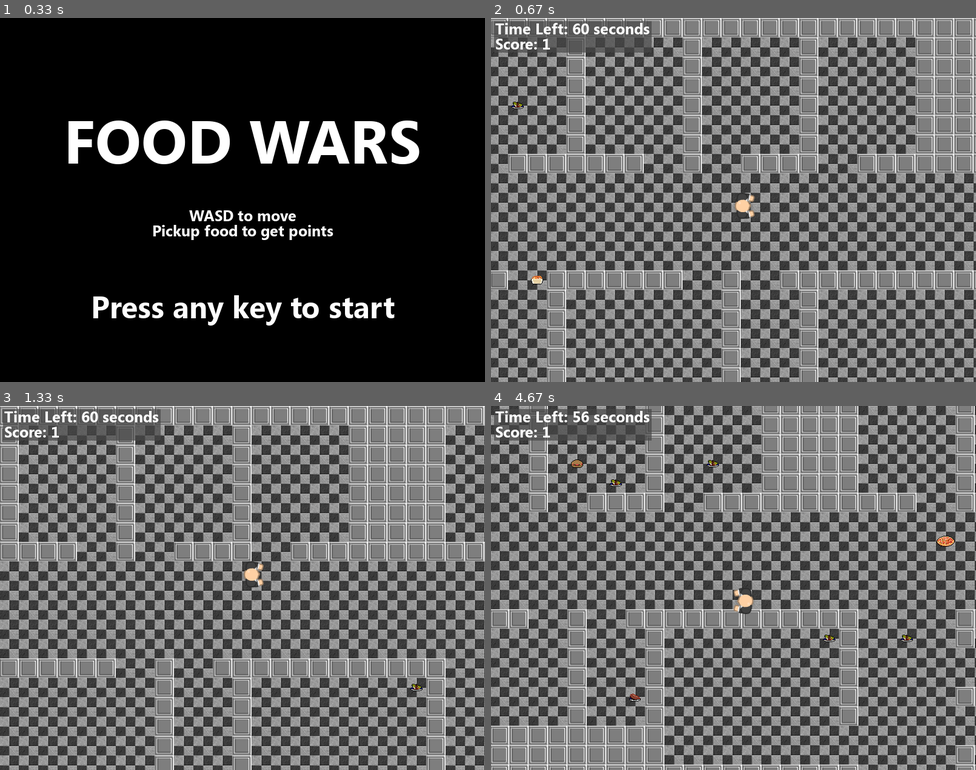
Above: before the commit, frames 1-4 (two rows, left to right).
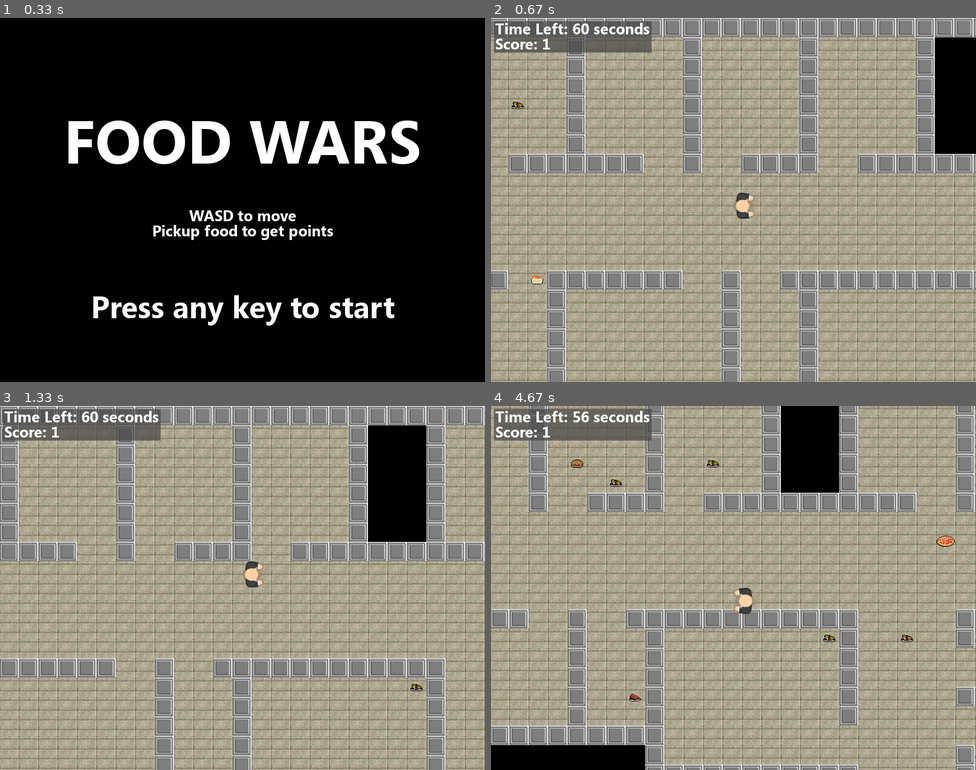
Above: after the commit, the same moments.

Repository: bly852/ICS3U1
Game: pygame game, started from (19.12.06) Culminating/game.py
The game is run twice, just before and just after one commit, with the same random seed, the same clock (stepped at 60 frames per second) and the same inputs.
Inputs:
- Up to frame 1 (0.33 s): no input
- Up to frame 2 (0.67 s): hold D from 0.33 s (still down)
- Up to frame 3 (1.33 s): release D at 0.8 s; hold W 0.88-1.18 s; hold D from 1.22 s (still down)
- Up to frame 4 (4.67 s): release D at 1.68 s; hold A 1.72-2.25 s; hold S 2.28-2.58 s; hold A 2.62-3.02 s; hold W 3.05-3.42 s; hold D 3.45-4.08 s; hold S 4.12-4.48 s; hold A from 4.52 s (still down)

Frame 1 is identical in both runs. In frame 2, 65% of the frame differs, in the area x 0-100%, y 5-100%; in frame 3, 64%; in frame 4, 67%, in the area x 0-100%, y 0-100%.

Commit message:
Added Abyss Sprite

Diff:
--- a/(19.12.06) Culminating/game.py
+++ b/(19.12.06) Culminating/game.py
@@ -41,6 +41,7 @@
         self.floor_image = pygame.image.load(path.join(image_folder, floor_image))
         self.wall_image = pygame.image.load(path.join(image_folder, wall_image))
         self.player_image = pygame.image.load(path.join(image_folder, player_image))
+        self.abyss_image = pygame.image.load(path.join(image_folder, abyss_image))
 
         # GUI Images
         self.game_over = pygame.image.load(path.join(image_folder, 'Transparent Grey Layer.png'))
@@ -81,6 +82,7 @@
         # sprite groups to organize all sprites
         self.all_sprites = pygame.sprite.Group()
         self.walls = pygame.sprite.Group()
+        self.abyss = pygame.sprite.Group()
         self.floor = pygame.sprite.Group()
         self.food = pygame.sprite.Group()
 
@@ -92,8 +94,10 @@
             for col, tile in enumerate(tiles):
                 if tile == 'X':
                     Wall(self, col, row)
+                elif tile =='.':
+                    Floor(self, col, row)
                 else:
-                    Floor(self, col, row)
+                    Abyss(self, col, row)
 
         # generates initial food sprites
         for x in range((self.map.tileWidth*self.map.tileHeight)//food_spawn_rate):
--- a/(19.12.06) Culminating/maps/tdss.txt
+++ b/(19.12.06) Culminating/maps/tdss.txt
@@ -1,10 +1,10 @@
-XXXXXXXXXXXXXXXXXXXXXXXXXXXXXXXXXXXXXXXXXXXXXXXXXXXXXXXXXXXXXXXXXXXXX
-XXXXX.....X.....X.....X.....XXXXX.....X.....X.....X.....X.....X.....X
-XXXXX.....X.....X.....X.....XXXXX.....X.....X.....X.....X.....X.....X
-XXXXX.....X.....X.....X.....XXXXX.....X.....X.....X.....X.....X.....X
-XXXXX.....X.....X.....X.....XXXXX.....X.....X.....X.....X.....X.....X
-XXXXX.....X.....X.....X.....XXXXX.....X.....X.....X.....X.....X.....X
-XXXXX.....X.....X.....X.....XXXXX.....X.....X.....X.....X.....X.....X
+AAAAXXXXXXXXXXXXXXXXXXXXXXXXXXXXXXXXXXXXXXXXXXXXXXXXXXXXXXXXXXXXXXXXX
+AAAAX.....X.....X.....X.....XAAAX.....X.....X.....X.....X.....X.....X
+AAAAX.....X.....X.....X.....XAAAX.....X.....X.....X.....X.....X.....X
+AAAAX.....X.....X.....X.....XAAAX.....X.....X.....X.....X.....X.....X
+AAAAX.....X.....X.....X.....XAAAX.....X.....X.....X.....X.....X.....X
+AAAAX.....X.....X.....X.....XAAAX.....X.....X.....X.....X.....X.....X
+AAAAX.....X.....X.....X.....XAAAX.....X.....X.....X.....X.....X.....X
 XXXXX..XXXXXXX..X..XXXX..XXXXXXXXXXX..XXXX..XXXX..XXXX..XXXX..XXXX..X
 X....................................................................
 X....................................................................
@@ -12,25 +12,25 @@
 X....................................................................
 X....................................................................
 XXXXXXX..XXXXXXX..X..XXXXXXXXXXXX.....XXXXXXXXX..XX..XXXXXXXXXXXXXXXX
-X........X........X...X.........X.....X.....X....X.....XXXXXXXXXXXXXX
-X........X........X...X.........X...........X....X.....XXXXXXXXXXXXXX
-X........X........X...X.........X...........XXXXXX.....XXXXXXXXXXXXXX
-X........X........X...X.........X.....XXXXXXXXXXXX.....XXXXXXXXXXXXXX
-X........X........X...X.........X...........XXXXXXXXXXXXXXXXXXXXXXXXX
-XXXXXXXXXXXXXXXXXXXXXXX.....................XXXXXXXXXXXXXXXXXXXXXXXXX
-XXXXXXXXXXXXXXXXXXXXXXX...............X.....XXXXXXXXXXXXXXXXXXXXXXXXX
-XXXXXXXXXXXXXXXXXXXXXXXXXXXXXXXXX.....XXXXXXXXXXXXXXXXXXXXXXXXXXXXXXX
-XXXXXXXXXXXXXXXXXXXXXXX.........X.....XXXXXXXXXXXXXXXXXXXXXXXXXXXXXXX
-XXXXXXXXXXXXXXXXXXXXXXX.........X.....XXXXXXXXXXXXXXXXXXXXXXXXXXXXXXX
-XXXXXXXXXXXXXXXXXXXXXXX.........X.....XXXXXXXXXXXXXXXXXXXXXXXXXXXXXXX
-XXXXXXXXXXXXXXXXXXXXXXX.........X.....XXXXXXXXXXXXXXXXXXXXXXXXXXXXXXX
-XXXXXXXXXXXXXXXXXXXXXXX...............XXXXXXXXXXXXXXXXXXXXXXXXXXXXXXX
-XXXXXXXXXXXXXXXXXXXXXXX...............XXXXXXXXXXXXXXXXXXXXXXXXXXXXXXX
-XXXXXXXXXXXXXXXXXXXXXXXXXXXXXXXXX.....XXXXXXXXXXXXXXXXXXXXXXXXXXXXXXX
-XXXXXXXXXXXXXXXXXXXXXXX.........X.....XXXXXXXXXXXXXXXXXXXXXXXXXXXXXXX
-XXXXXXXXXXXXXXXXXXXXXXX.........X.....XXXXXXXXXXXXXXXXXXXXXXXXXXXXXXX
-XXXXXXXXXXXXXXXXXXXXXXX.........X.....XXXXXXXXXXXXXXXXXXXXXXXXXXXXXXX
-XXXXXXXXXXXXXXXXXXXXXXX.........X.....XXXXXXXXXXXXXXXXXXXXXXXXXXXXXXX
-XXXXXXXXXXXXXXXXXXXXXXX...............XXXXXXXXXXXXXXXXXXXXXXXXXXXXXXX
-XXXXXXXXXXXXXXXXXXXXXXX...............XXXXXXXXXXXXXXXXXXXXXXXXXXXXXXX
-XXXXXXXXXXXXXXXXXXXXXXXXXXXXXXXXX.....XXXXXXXXXXXXXXXXXXXXXXXXXXXXXXX
+X........X........X...X.........X.....X.....X....X.....XAAAAAAAAAAAAA
+X........X........X...X.........X...........X....X.....XAAAAAAAAAAAAA
+X........X........X...X.........X...........XXXXXX.....XAAAAAAAAAAAAA
+X........X........X...X.........X.....XXXXXXXAAAAX.....XAAAAAAAAAAAAA
+X........X........X...X.........X...........XAAAAXXXXXXXAAAAAAAAAAAAA
+XXXXXXXXXXXXXXXXXXXXXXX.....................XAAAAAAAAAAAAAAAAAAAAAAAA
+AAAAAAAAAAAAAAAAAAAAAAX...............X.....XAAAAAAAAAAAAAAAAAAAAAAAA
+AAAAAAAAAAAAAAAAAAAAAAXXXXXXXXXXX.....XXXXXXXAAAAAAAAAAAAAAAAAAAAAAAA
+AAAAAAAAAAAAAAAAAAAAAAX.........X.....XAAAAAAAAAAAAAAAAAAAAAAAAAAAAAA
+AAAAAAAAAAAAAAAAAAAAAAX.........X.....XAAAAAAAAAAAAAAAAAAAAAAAAAAAAAA
+AAAAAAAAAAAAAAAAAAAAAAX.........X.....XAAAAAAAAAAAAAAAAAAAAAAAAAAAAAA
+AAAAAAAAAAAAAAAAAAAAAAX.........X.....XAAAAAAAAAAAAAAAAAAAAAAAAAAAAAA
+AAAAAAAAAAAAAAAAAAAAAAX...............XAAAAAAAAAAAAAAAAAAAAAAAAAAAAAA
+AAAAAAAAAAAAAAAAAAAAAAX...............XAAAAAAAAAAAAAAAAAAAAAAAAAAAAAA
+AAAAAAAAAAAAAAAAAAAAAAXXXXXXXXXXX.....XAAAAAAAAAAAAAAAAAAAAAAAAAAAAAA
+AAAAAAAAAAAAAAAAAAAAAAX.........X.....XAAAAAAAAAAAAAAAAAAAAAAAAAAAAAA
+AAAAAAAAAAAAAAAAAAAAAAX.........X.....XAAAAAAAAAAAAAAAAAAAAAAAAAAAAAA
+AAAAAAAAAAAAAAAAAAAAAAX.........X.....XAAAAAAAAAAAAAAAAAAAAAAAAAAAAAA
+AAAAAAAAAAAAAAAAAAAAAAX.........X.....XAAAAAAAAAAAAAAAAAAAAAAAAAAAAAA
+AAAAAAAAAAAAAAAAAAAAAAX...............XAAAAAAAAAAAAAAAAAAAAAAAAAAAAAA
+AAAAAAAAAAAAAAAAAAAAAAX...............XAAAAAAAAAAAAAAAAAAAAAAAAAAAAAA
+AAAAAAAAAAAAAAAAAAAAAAXXXXXXXXXXX.....XAAAAAAAAAAAAAAAAAAAAAAAAAAAAAA
--- a/(19.12.06) Culminating/settings.py
+++ b/(19.12.06) Culminating/settings.py
@@ -37,7 +37,8 @@
 
 # images
 player_image = 'hitman1_hold.png'
-floor_image = 'marble_floor32x32.png'
+floor_image = 'brick_floor32x32.png'
+abyss_image = 'black_background32x32.png'
 wall_image = 'mask_32x_0.png'
 
 
--- a/(19.12.06) Culminating/sprites.py
+++ b/(19.12.06) Culminating/sprites.py
@@ -161,6 +161,37 @@
         """
         self.food_collision()
 
+class Abyss(pygame.sprite.Sprite):
+    """
+    class to contain all the data for Abyss sprites
+    """
+    def __init__(self, game, x, y):
+        """
+        initalizes an abyss sprite when an instance is created in the game
+        parameter, at the x and y paramters
+        """
+        self.groups = game.all_sprites, game.floor
+        pygame.sprite.Sprite.__init__(self, self.groups)
+        self.game = game
+        self.image = game.abyss_image
+        self.rect = self.image.get_rect()
+        self.x = x
+        self.y = y
+        self.rect.x = x * tileSize
+        self.rect.y = y * tileSize
+
+    def food_collision(self):
+        """
+        kills the food sprite if it collides with an abyss sprite
+        """
+        collides = pygame.sprite.spritecollide(self, self.game.food, True)
+
+    def update(self):
+        """
+        updates the abyss sprite every frame
+        """
+        self.food_collision()
+
 
 class Floor(pygame.sprite.Sprite):
     """
@@ -171,7 +202,7 @@
         initalizes a floor sprite when an instance is created in the game
         parameter, at the x and y paramters
         """
-        self.groups = game.all_sprites, game.floor
+        self.groups = game.all_sprites, game.abyss
         pygame.sprite.Sprite.__init__(self, self.groups)
         self.game = game
         self.image = game.floor_image
@@ -180,6 +211,8 @@
         self.y = y
         self.rect.x = x * tileSize
         self.rect.y = y * tileSize
+
+
 
 
 class Food(pygame.sprite.Sprite):
Binary file added: (19.12.06) Culminating/images/black_background32x32.png
Binary file added: (19.12.06) Culminating/images/brick_floor32x32.png
